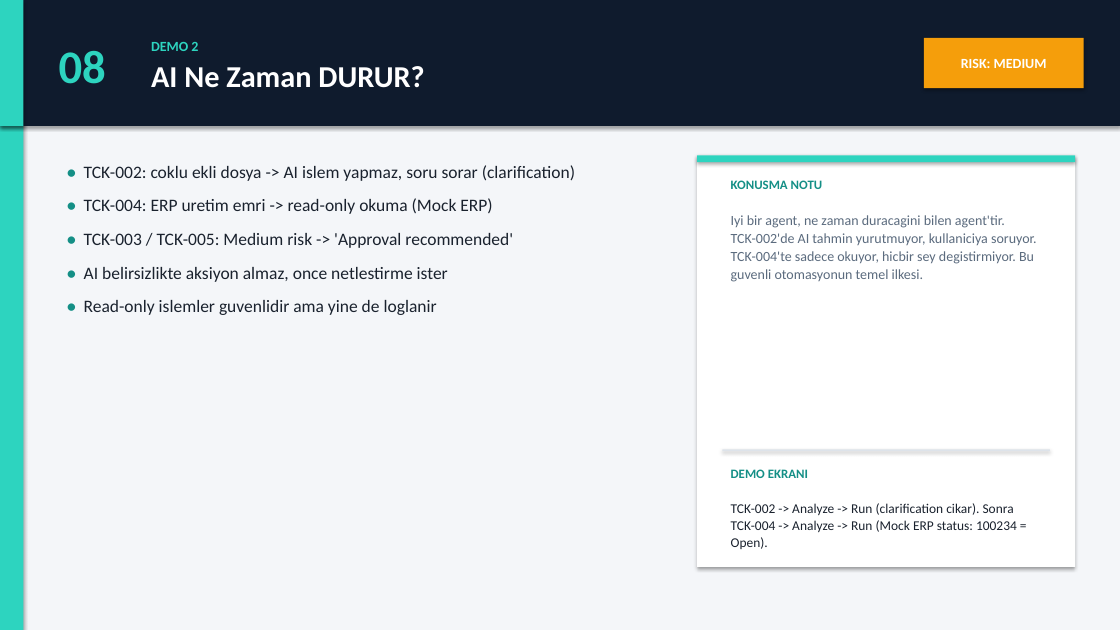
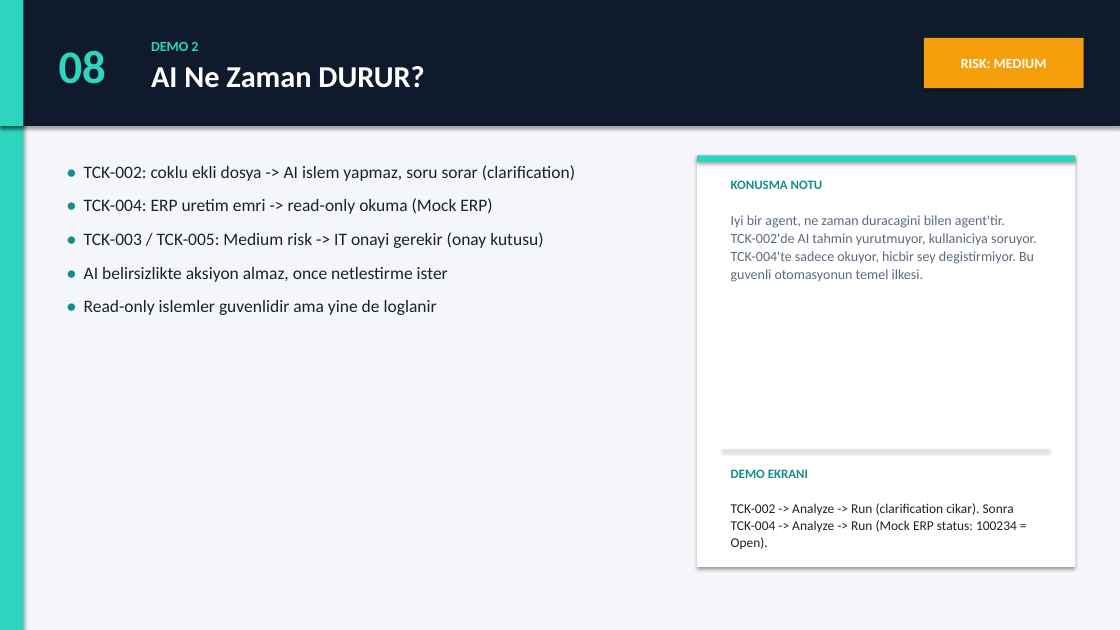
Before and after one commit to tevfikefeaydin/MCP-tabanl-IT-helpdesk-AI-agent, a slide deck: slide 8 of ai_helpdesk_agent_demo_sunum.pptx. Drawn at 1120x630 pixels with LibreOffice and Linux fonts; fonts in the diff are those of the drawing. Boxes give left, top, right and bottom in pixels: in the first picture for what was removed or moved away, otherwise in the second. Text is boxed around its words. In the diff, an @@ line names an element or a change of style, - is before the commit and + after.

```diff
--- a/ai_helpdesk_agent_demo_sunum.pptx
+++ b/ai_helpdesk_agent_demo_sunum.pptx
@@ text at (84,232,543,248): text changed @@
-• TCK-003 / TCK-005: Medium risk -> 'Approval recommended'
+• TCK-003 / TCK-005: Medium risk -> IT onayi gerekir (onay kutusu)
```
Also in this commit, not shown: 9 other files.
